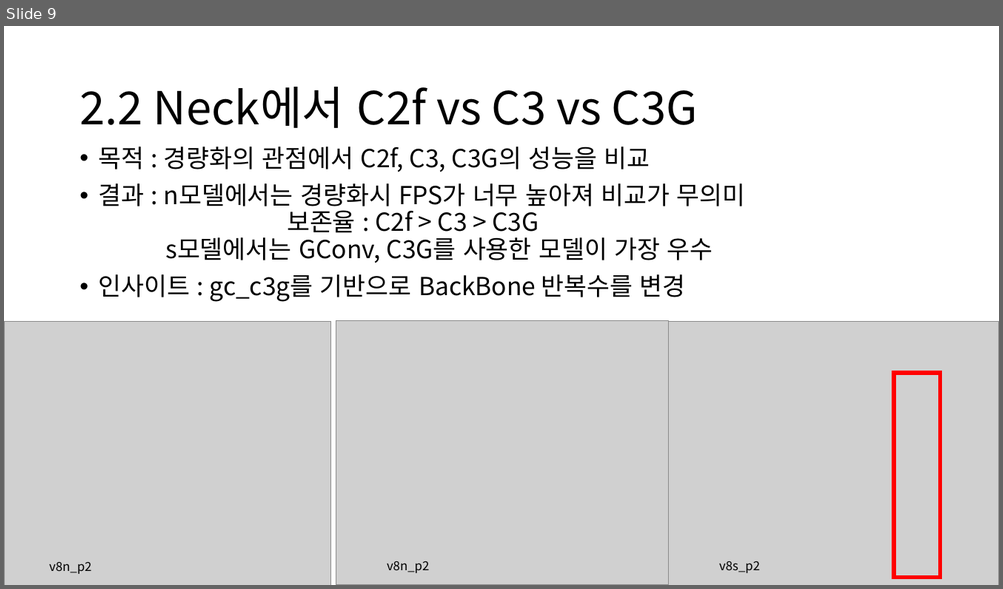
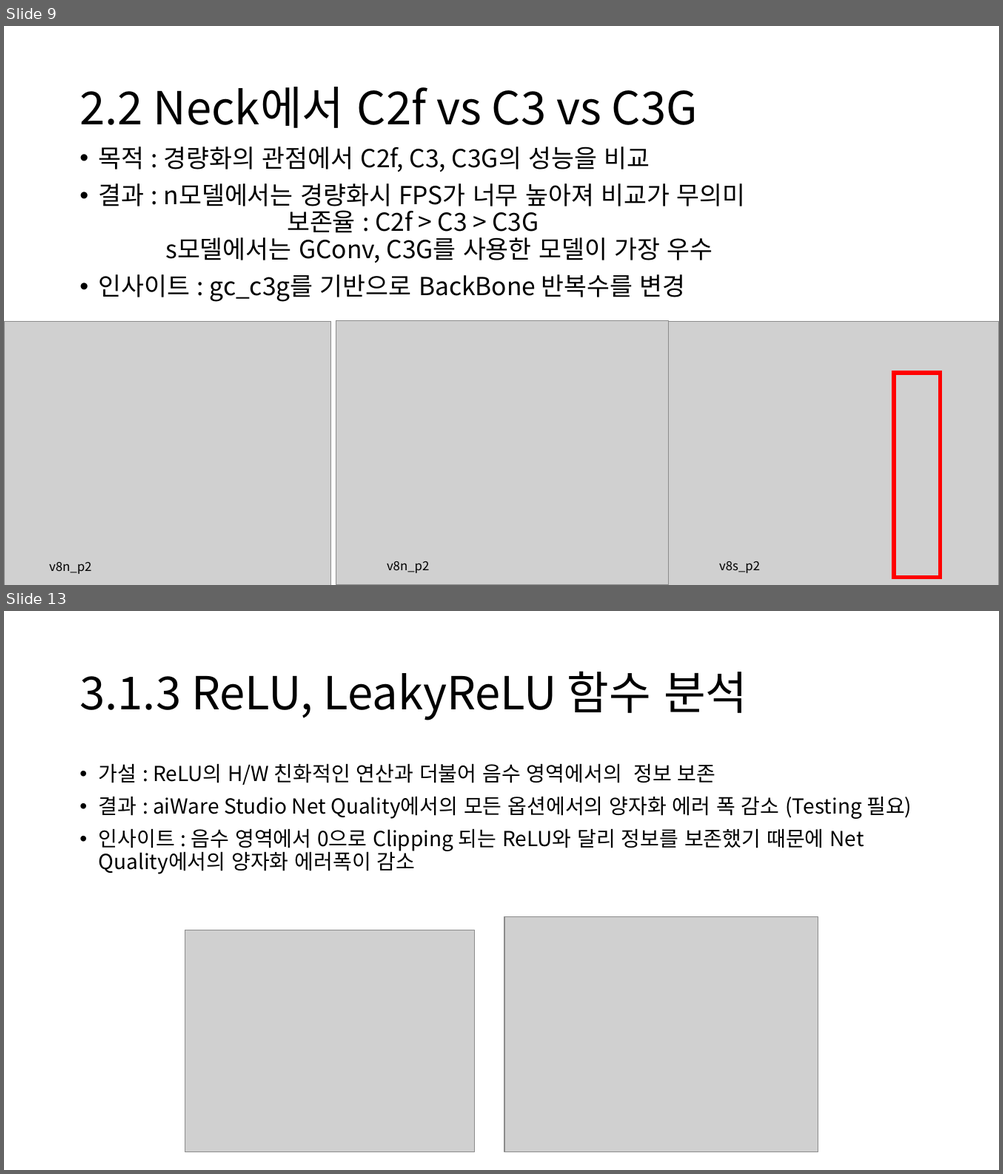
Before and after one commit to Lee-chan-hyeok/Nextchip_Autonomous_Driving_Contest, a slide deck: 11.25.pptx. Shown one above the other, each under a label of ours: slide 9 before the commit, slides 9 and 13 after it; the slides between them are not shown. The pictures are 1003x589 and 1003x1174 pixels, drawn with LibreOffice and Linux fonts; fonts in the diff are those of the drawing; grey boxes stand for pictures. Boxes give left, top, right and bottom in pixels: in the first picture for what was removed or moved away, otherwise in the second. Text is boxed around its words. In the diff, an @@ line names an element or a change of style, - is before the commit and + after.

Commit message:
push

```diff
--- a/11.25.pptx
+++ b/11.25.pptx
@@ slide 13 added at <box>4,611,999,1170</box>, background #FFFFFF @@
@@ title added at <box>79,671,747,721</box>, 44 pt, text #000000 @@
+3.1.3 ReLU, LeakyReLU 함수 분석
@@ text added at <box>99,763,911,874</box>, 20 pt, text #000000 @@
+• 가설 : ReLU의 H/W 친화적인 연산과 더불어 음수 영역에서의 정보 보존
+• 결과 : aiWare Studio Net Quality에서의 모든 옵션에서의 양자화 에러 폭 감소 (Testing 필요)
+• 인사이트 : 음수 영역에서 0으로 Clipping 되는 ReLU와 달리 정보를 보존했기 때문에 Net Quality에서의 양자화 에러폭이 감소
@@ picture added at <box>505,917,818,1152</box> @@
@@ picture added at <box>185,931,474,1152</box> @@
```
Also in this commit, not shown: 4 other slides added.
